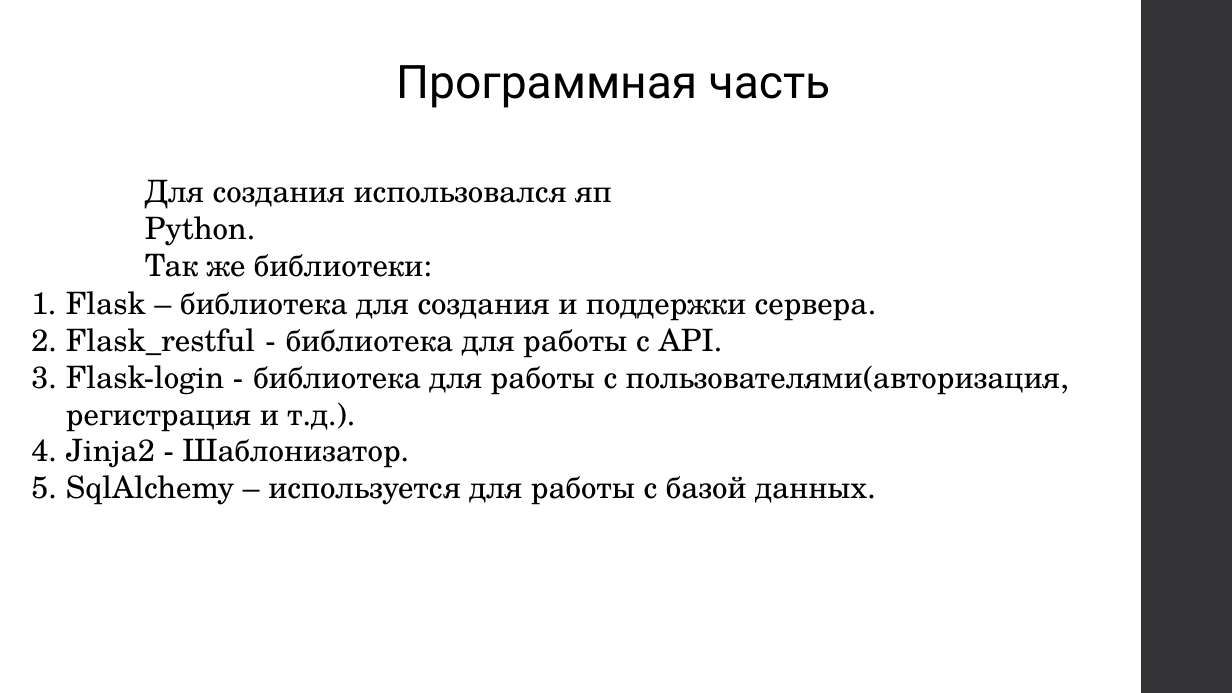
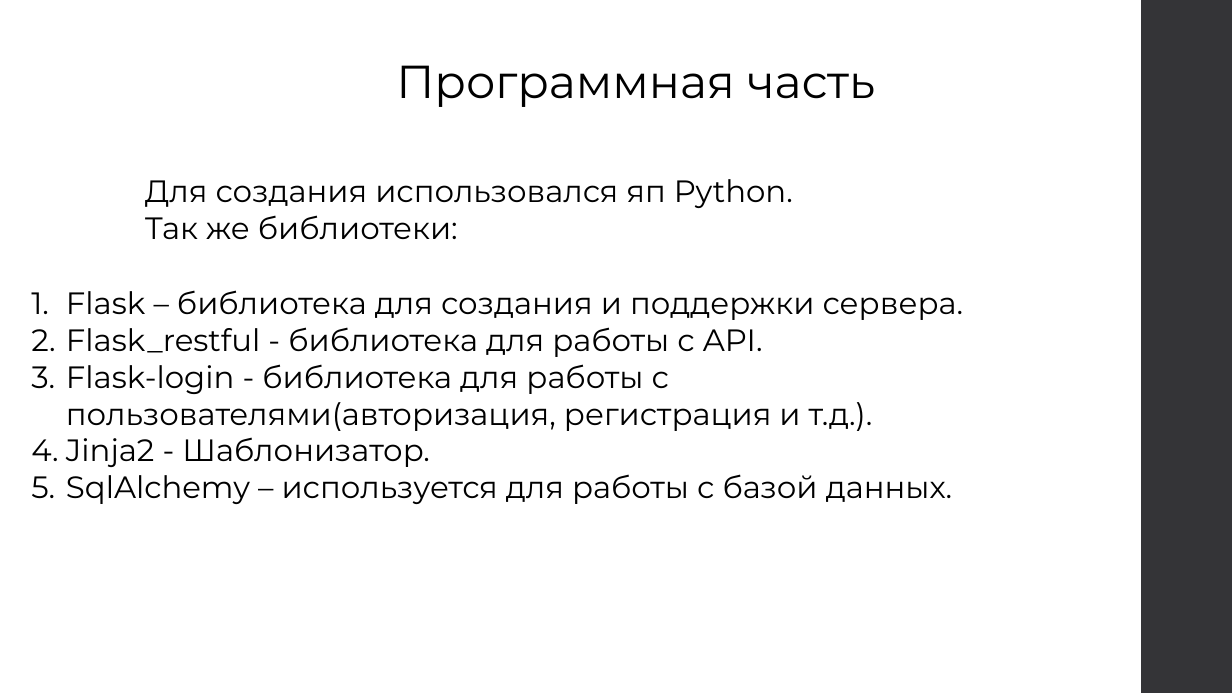
Before and after one commit to JabaXNT/YandexWEBProject, a slide deck: slide 5 of Zapiska/Представление Exchange.pptx. Drawn at 1232x693 pixels with LibreOffice and Linux fonts; fonts in the diff are those of the drawing. Boxes give left, top, right and bottom in pixels: in the first picture for what was removed or moved away, otherwise in the second. Text is boxed around its words. In the diff, an @@ line names an element or a change of style, - is before the commit and + after.

```diff
--- a/Zapiska/Представление Exchange.pptx
+++ b/Zapiska/Представление Exchange.pptx
@@ text "Программная часть" at (x1=396, y1=65, x2=875, y2=107): font Roboto to Montserrat @@
@@ text "Для создания использовался яп Python. ..." at (x1=145, y1=179, x2=793, y2=240): font TeX Gyre Schola to Montserrat @@
@@ text "Flask – библиотека для создания ..." at (x1=66, y1=290, x2=964, y2=504): font TeX Gyre Schola to Montserrat @@
```
Also in this commit, not shown: 5 other slides changed.
